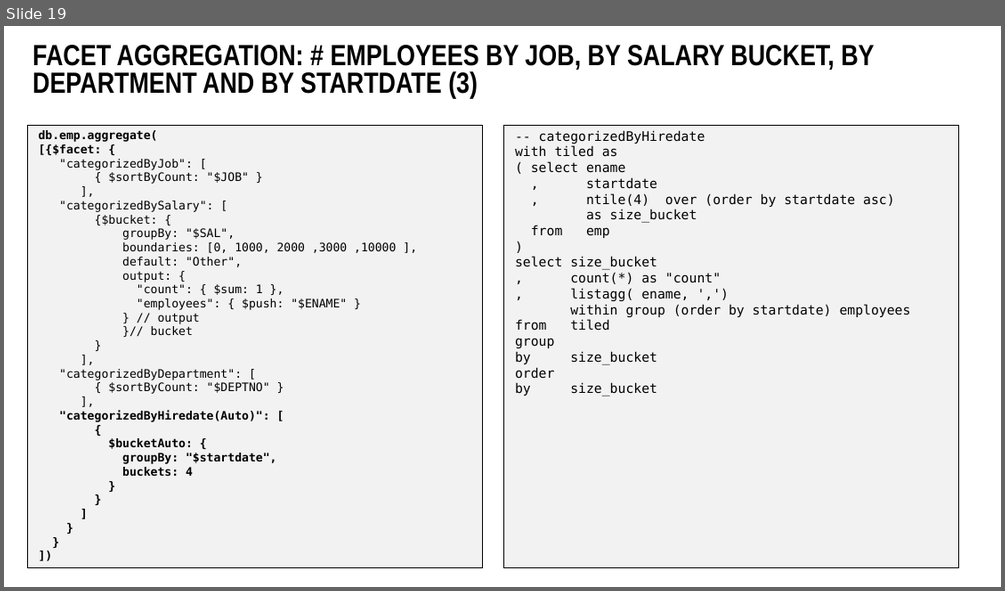
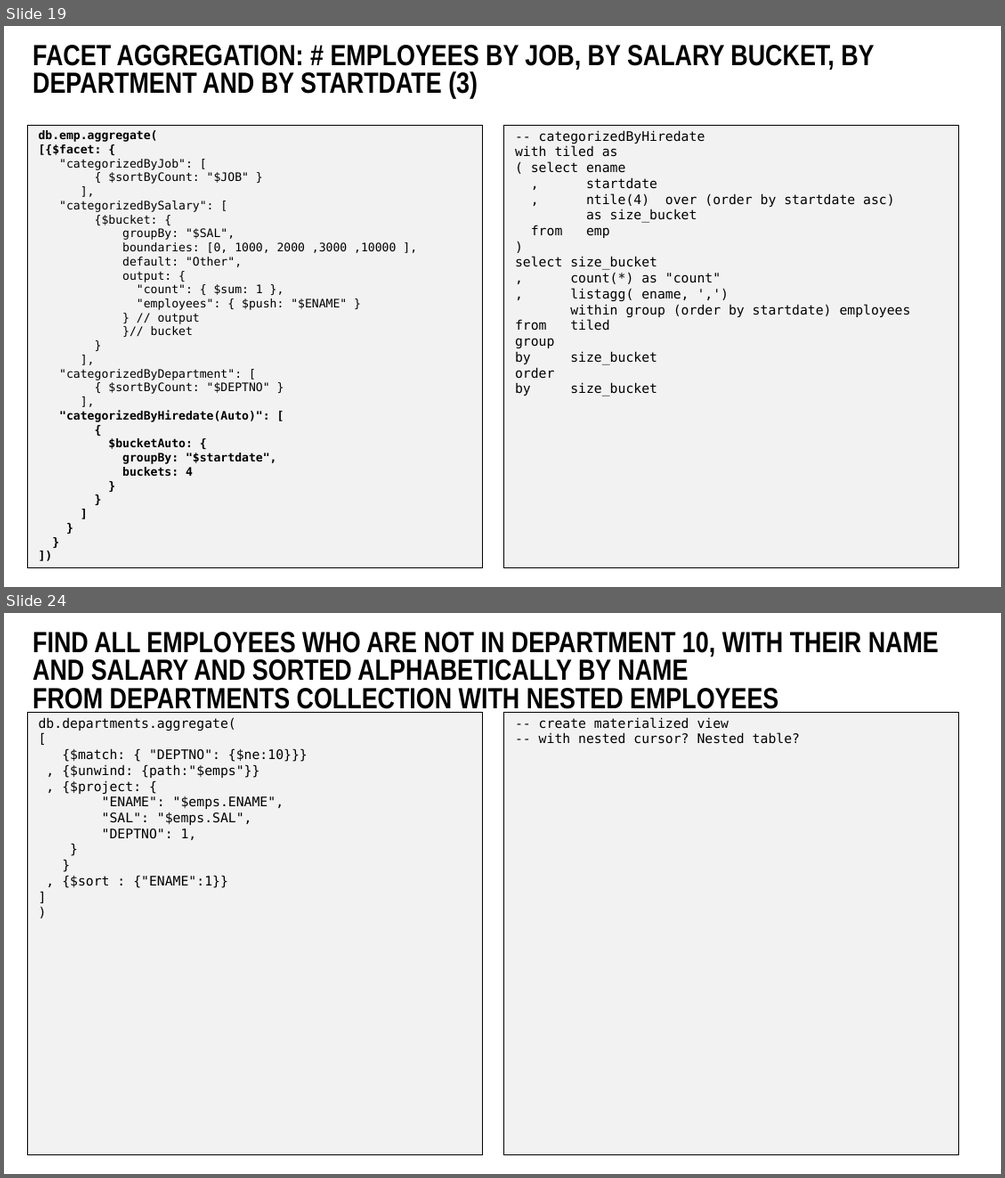
Before and after one commit to lucasjellema/sig-nosql-mongodb, a slide deck: mongodb-find-agg-vs-oracle-sql.pptx. Shown one above the other, each under a label of ours: slide 19 before the commit, slides 19 and 24 after it; the slides between them are not shown. The pictures are 1005x591 and 1005x1178 pixels, drawn with LibreOffice and Linux fonts; fonts in the diff are those of the drawing; background and template pictures are left out. Boxes give left, top, right and bottom in pixels: in the first picture for what was removed or moved away, otherwise in the second. Text is boxed around its words. In the diff, an @@ line names an element or a change of style, - is before the commit and + after.

Commit message:
Adding geo, text, nested & materialized

```diff
--- a/mongodb-find-agg-vs-oracle-sql.pptx
+++ b/mongodb-find-agg-vs-oracle-sql.pptx
@@ slide 24 added at (x1=4, y1=613, x2=1001, y2=1174), background #FFFFFF @@
@@ title added at (x1=32, y1=632, x2=938, y2=714), 40 pt, text #000000, bold @@
+FIND ALL EMPLOYEES WHO ARE NOT IN DEPARTMENT 10, WITH THEIR NAME AND SALARY AND SORTED ALPHABETICALLY BY NAME
+FROM DEPARTMENTS COLLECTION WITH NESTED EMPLOYEES
@@ rectangle added at (x1=27, y1=712, x2=482, y2=1155), fill #F2F2F2, outline #000000 0.5 pt @@
@@ text added at (x1=39, y1=717, x2=307, y2=888), 18 pt, text #000000 @@
+db.departments.aggregate(
+[
+{$match: { "DEPTNO": {$ne:10}}}
+, {$unwind: {path:"$emps"}}
+, {$project: {
+"ENAME": "$emps.ENAME",
+"SAL": "$emps.SAL",
+"DEPTNO": 1,
+}
+}
+, {$sort : {"ENAME":1}}
+]
+)
@@ rectangle added at (x1=503, y1=712, x2=958, y2=1155), fill #F2F2F2, outline #000000 0.5 pt @@
@@ text added at (x1=539, y1=717, x2=800, y2=744), 18 pt, text #000000 @@
+-- create materialized view
+-- with nested cursor? Nested table?
```
Also in this commit, not shown: 11 other slides added.
